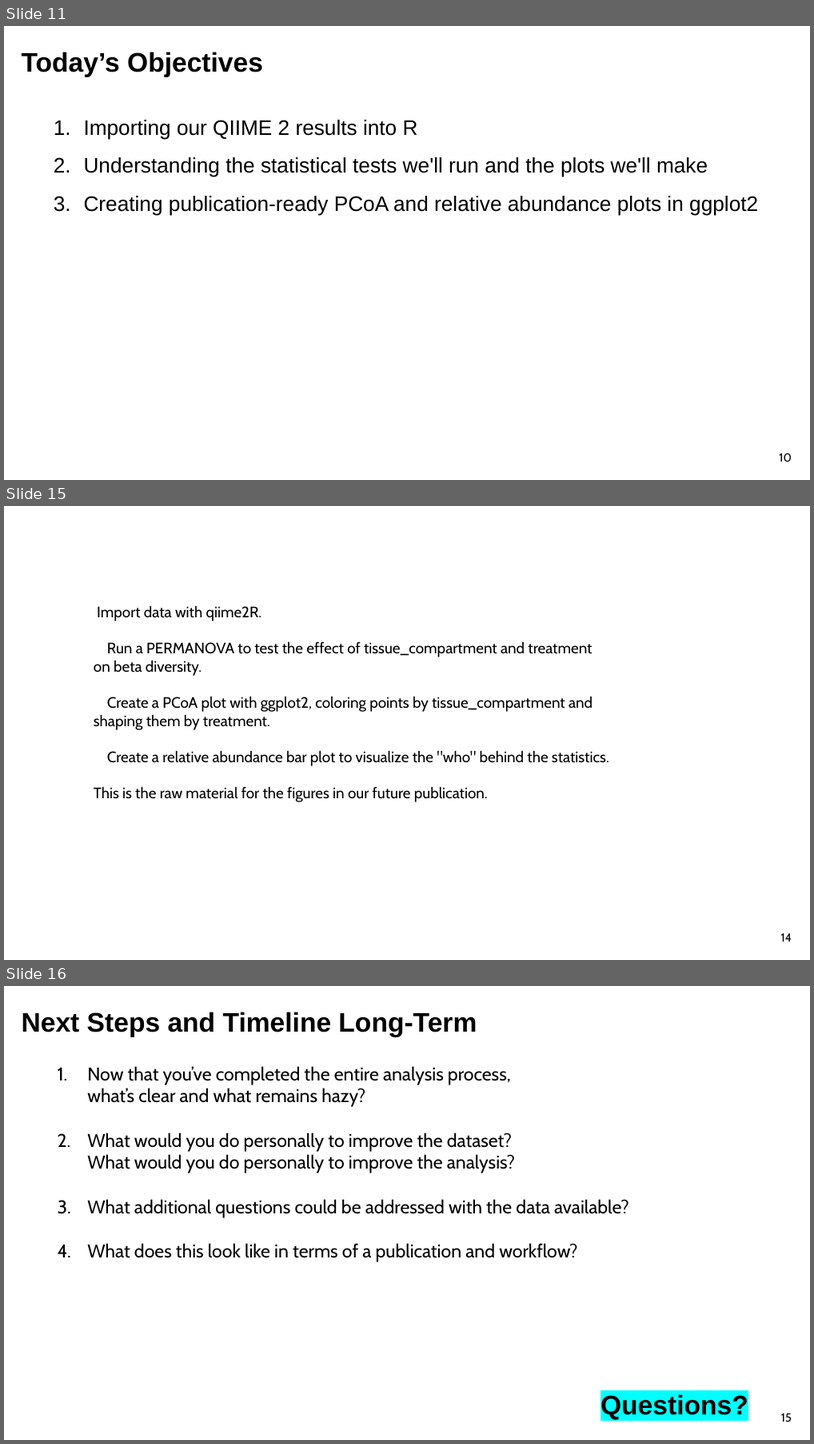
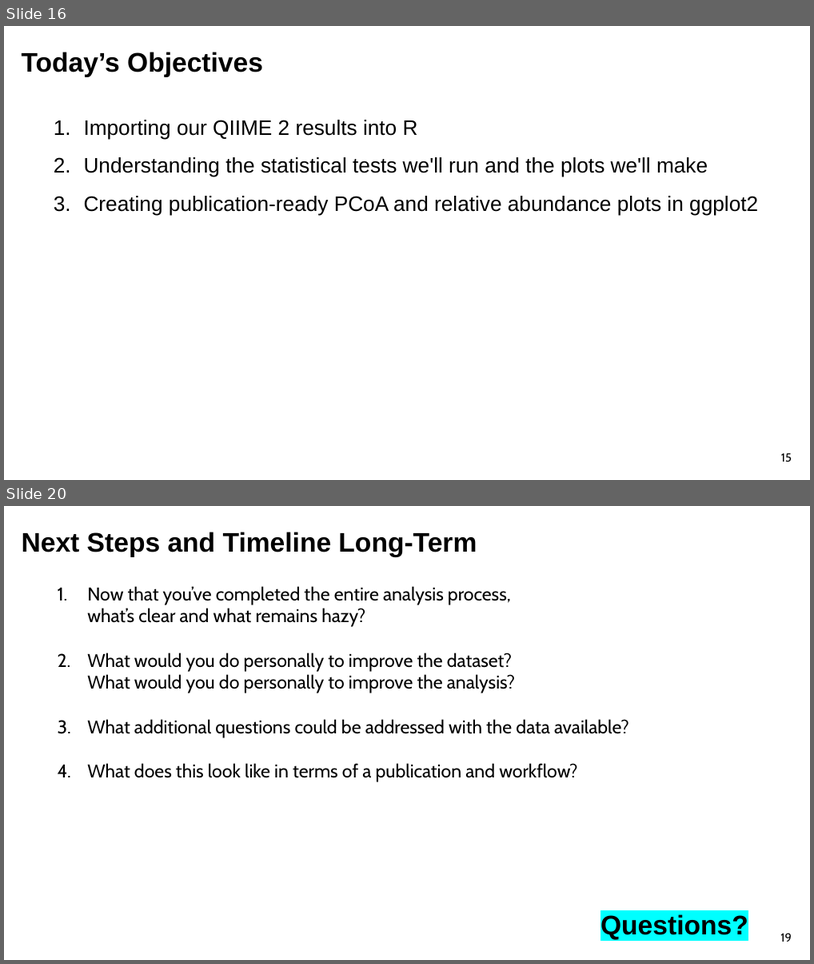
Before and after one commit to sabahzero/UPRM_QIIME2workshop, a slide deck: lectures/Lecture3_UlHasan.pptx. Shown one above the other, each under a label of ours: slides 11, 15 and 16 before the commit, slides 16 and 20 after it; the slides between them are not shown. The pictures are 814x1444 and 814x964 pixels, drawn with LibreOffice and Linux fonts; fonts in the diff are those of the drawing. Boxes give left, top, right and bottom in pixels: in the first picture for what was removed or moved away, otherwise in the second. Text is boxed around its words. In the diff, an @@ line names an element or a change of style, - is before the commit and + after.

```diff
--- a/lectures/Lecture3_UlHasan.pptx
+++ b/lectures/Lecture3_UlHasan.pptx
@@ slide 15 removed at bbox=[4, 506, 810, 960], background #FFFFFF @@
@@ text removed at bbox=[94, 605, 610, 802] @@
-Import data with qiime2R.
-Run a PERMANOVA to test the effect of tissue_compartment and treatment on beta diversity.
-Create a PCoA plot with ggplot2, coloring points by tissue_compartment and shaping them by treatment.
-Create a relative abundance bar plot to visualize the "who" behind the statistics.
-This is the raw material for the figures in our future publication.
@@ page number removed at bbox=[782, 932, 792, 941] @@
-14
@@ what was slide 11 is now slide 16 @@
@@ page number at bbox=[782, 452, 792, 461]: text changed @@
-10
+15
@@ what was slide 16 is now slide 20 @@
@@ page number at bbox=[781, 932, 792, 941]: text changed @@
-15
+19
```
Also in this commit, not shown: 2 slides changed, 8 slides added, 3 other slides removed, 2 other files.
